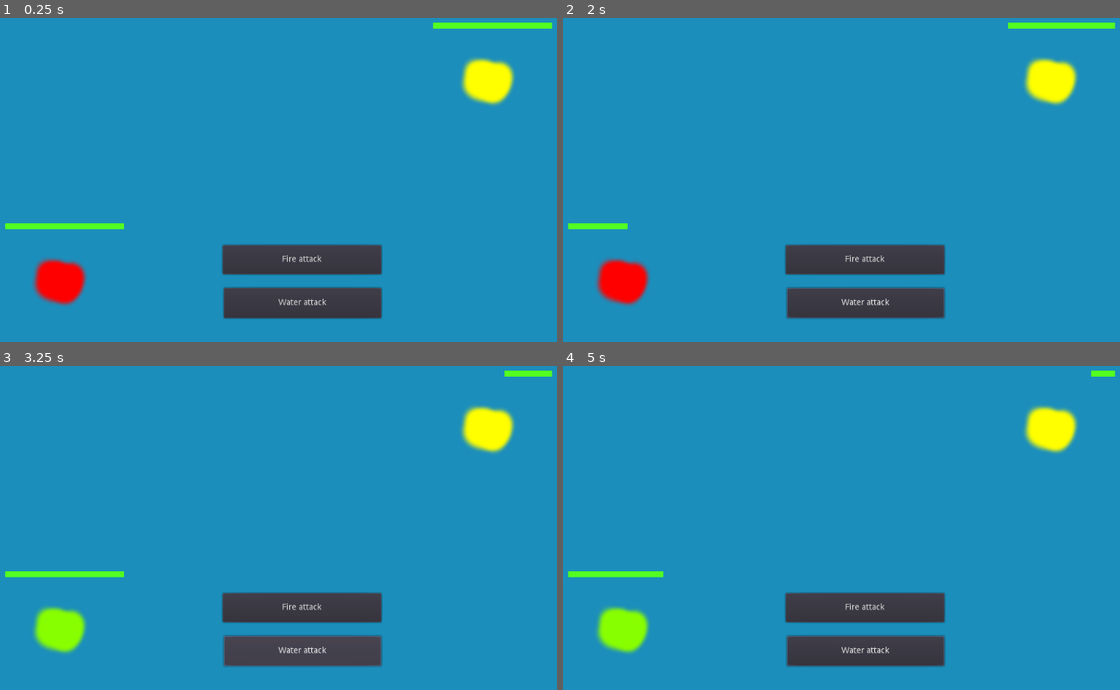
Above: before the commit, frames 1-4 (two rows, left to right).
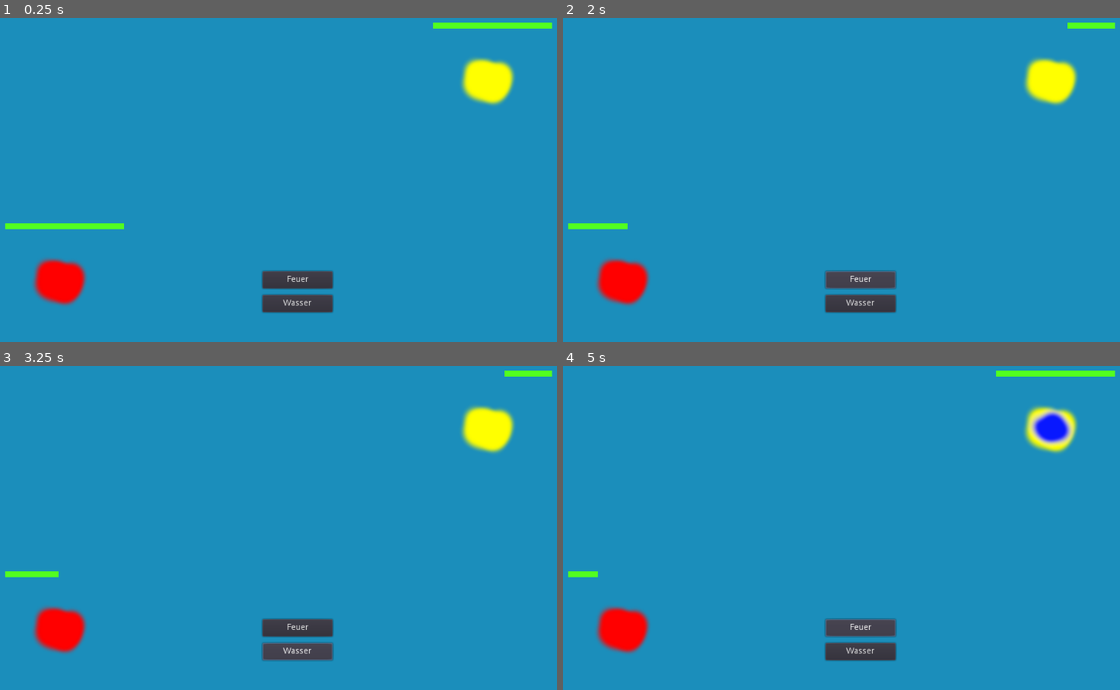
Above: after the commit, the same moments.

Repository: brean/MonsterFight
Game: Godot game, scene res://Start.tscn
Two runs of this game, one before a commit and one after it. Both use one fixed random seed, a clock stepped at 60 frames per second and the inputs below.
Inputs (mouse positions are in pixels of both pictures, inside the frame that each line leads up to):
- Up to frame 1 (0.25 s): no input
- Up to frame 2 (2 s): click (863, 303) at 0.5 s, where only the run before the commit has a clickable "Water attack"; click (858, 280) at 1.25 s, where only the run after the commit has a clickable "Feuer"
- Up to frame 3 (3.25 s): click (300, 609) at 2 s, where only the run before the commit has a clickable "Fire attack"; click (295, 651) at 2.75 s, where only the run after the commit has a clickable "Wasser"
- Up to frame 4 (5 s): click (863, 651) at 3.5 s, where only the run before the commit has a clickable "Water attack"; click (858, 628) at 4.25 s, where only the run after the commit has a clickable "Feuer"

The runs differ from the first frame. In frame 1, 5.4% of the frame differs, in the area x 39-69%, y 69-93%; in frame 2, 5.6%; in frame 3, 6.8%; in frame 4, 7.9%, in the area x 5-95%, y 1-93%.

Commit message:
Spawn buttons according to monster attacks

Diff:
--- a/SpawnMonster.gd
+++ b/SpawnGame.gd
@@ -1,4 +1,10 @@
 extends Node2D
+
+var attack_names = {
+	"fire": "Feuer",
+	"water": "Wasser",
+	"electro": "Elektroschock"
+}
 
 export var player_monster = [
 	{
@@ -6,16 +12,20 @@
 		"health": 100,
 		"damage": {
 			"fire": 50,
-			"water": 10
-		}
+			"water": 10,
+			"electro": 5
+		},
+		"attacks": ["fire", "water"]
 	},
 	{
 		"image": preload("res://monster2.png"),
 		"health": 100,
 		"damage": {
 			"fire": 50,
-			"water": 10
-		}
+			"water": 10,
+			"electro": 5
+		},
+		"attacks": ["fire", "water", "electro"]
 	}
 ]
 export var enemy_monster = [
@@ -24,21 +34,27 @@
 		"health": 100,
 		"damage": {
 			"fire": 50,
-			"water": 10
-		}
+			"water": 10,
+			"electro": 5
+		},
+		"attacks": ["fire", "water"]
 	},
 	{
 		"image": preload("res://monster4.png"),
 		"health": 100,
 		"damage": {
 			"fire": 50,
-			"water": 10
-		}
+			"water": 10,
+			"electro": 5
+		},
+		"attacks": ["fire", "water"]
 	}
 ]
 var monster = preload("res://Monster.tscn")
+var button = preload("res://attack.tscn")
 var current_enemy
 var current_player
+var current_button = []
 
 
 # Called when the node enters the scene tree for the first time.
@@ -47,6 +63,7 @@
 	current_player = spawn_monster(player_monster[0], "MonsterPlayer", true)
 	# spawn first enemy
 	current_enemy = spawn_monster(enemy_monster[0], "MonsterEnemy", false)
+	show_attack()
 
 func spawn_monster(data, name, player):
 	var inst = monster.instance()
@@ -61,19 +78,40 @@
 		inst.position.y = 133
 	return inst
 
+func show_attack():
+	# 1. remove old buttons
+	for old_btn in current_button:
+		old_btn.queue_free()
+	current_button = []
+	# 2. get monster to create new buttons
+	var data = player_monster[0]
+	var i = 0
+	for attack in data.attacks:
+		var btn = button.instance()
+		add_child(btn)
+		var text_button = btn.get_node("Button")
+		text_button._type = attack
+		text_button.text = attack_names[attack]
+		btn.position.x = 480
+		btn.position.y = 40.0 * i + 450
+		i += 1
+
 func remove_monster(player):
 	if player:
 		current_player.name = "dead"
 		current_player.queue_free()
 		player_monster.remove(0)
+		# check lose condition
 		if len(player_monster) == 0:
 			get_tree().change_scene("res://Lose.tscn")
 			return
 		current_player = spawn_monster(player_monster[0], "MonsterPlayer", true)
+		show_attack()
 	else:
 		current_enemy.name = "dead"
 		current_enemy.queue_free()
 		enemy_monster.remove(0)
+		# check win condition
 		if len(enemy_monster) == 0:
 			get_tree().change_scene("res://Win.tscn")
 			return
--- a/Start.tscn
+++ b/Start.tscn
@@ -1,30 +1,6 @@
-[gd_scene load_steps=3 format=2]
+[gd_scene load_steps=2 format=2]
 
-[ext_resource path="res://SpawnMonster.gd" type="Script" id=3]
-[ext_resource path="res://attack.gd" type="Script" id=5]
+[ext_resource path="res://SpawnGame.gd" type="Script" id=3]
 
 [node name="Node2D" type="Node2D"]
 script = ExtResource( 3 )
-
-[node name="attack2" type="Button" parent="."]
-margin_left = 415.0
-margin_top = 478.0
-margin_right = 680.0
-margin_bottom = 529.0
-text = "Water attack"
-script = ExtResource( 5 )
-__meta__ = {
-"_edit_use_anchors_": false
-}
-_type = "water"
-
-[node name="attack1" type="Button" parent="."]
-margin_left = 413.0
-margin_top = 406.0
-margin_right = 680.0
-margin_bottom = 455.0
-text = "Fire attack"
-script = ExtResource( 5 )
-__meta__ = {
-"_edit_use_anchors_": false
-}
--- /dev/null
+++ b/attack.tscn
@@ -0,0 +1,13 @@
+[gd_scene load_steps=2 format=2]
+
+[ext_resource path="res://attack_btn.gd" type="Script" id=1]
+
+[node name="attack" type="Node2D"]
+
+[node name="Button" type="Button" parent="."]
+margin_right = 118.0
+margin_bottom = 29.0
+script = ExtResource( 1 )
+__meta__ = {
+"_edit_use_anchors_": false
+}
--- a/attack.gd
+++ b/attack_btn.gd
@@ -3,5 +3,5 @@
 export var _type = "fire"
 
 func _pressed():
-	var monster = get_node("../MonsterEnemy")
+	var monster = get_node("../../MonsterEnemy")
 	monster.attack(_type)
--- a/monster.gd
+++ b/monster.gd
@@ -7,9 +7,11 @@
 export var health = 100
 export var damage = {
 	"fire": 50,
-	"water": 5}
+	"water": 5,
+	"electro": 10
+}
 export var player = true
-var attacks = ["fire", "water"]
+var attacks = ["fire", "water", "electro"]
 export var fight_time = .5
 
 var attack_animation = false
